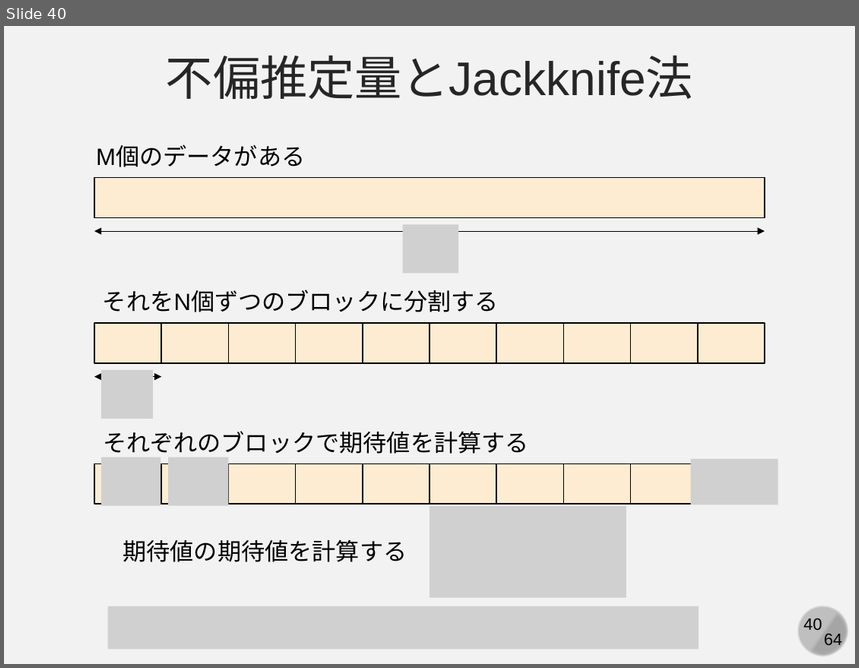
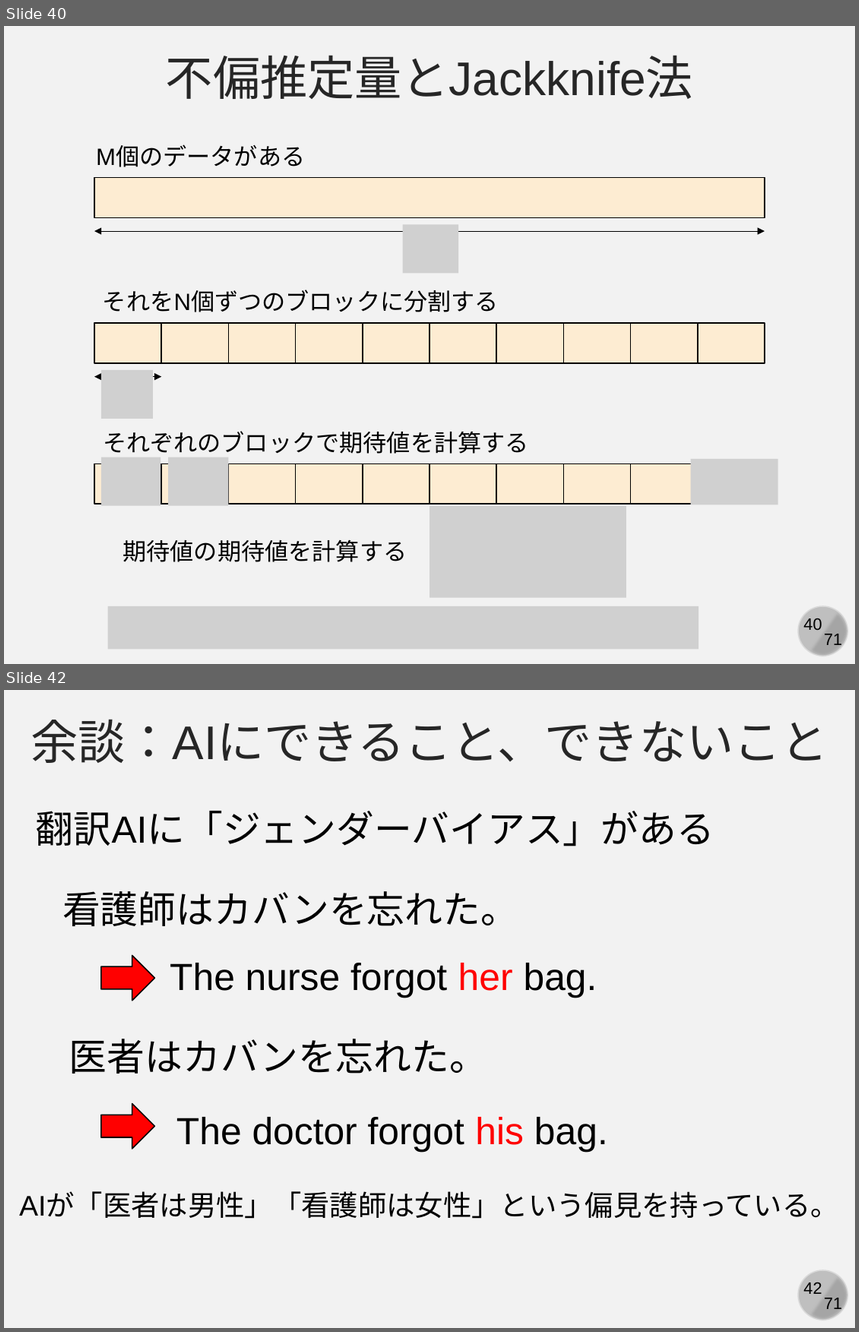
Before and after one commit to kaityo256/yamagata2022, a slide deck: 03_mc_advanced/yamagata03.pptx. Shown one above the other, each under a label of ours: slide 40 before the commit, slides 40 and 42 after it; the slides between them are not shown. The pictures are 859x668 and 859x1332 pixels, drawn with LibreOffice and Linux fonts; fonts in the diff are those of the drawing; grey boxes stand for pictures. Boxes give left, top, right and bottom in pixels: in the first picture for what was removed or moved away, otherwise in the second. Text is boxed around its words. In the diff, an @@ line names an element or a change of style, - is before the commit and + after.

```diff
--- a/03_mc_advanced/yamagata03.pptx
+++ b/03_mc_advanced/yamagata03.pptx
@@ slide 42 added at [4, 690, 855, 1328], background #F2F2F2; not listed: 4 template elements that a slide beside it also shows @@
@@ text added at [31, 719, 829, 763], 40 pt, text #262626 @@
+余談：AIにできること、できないこと
@@ text added at [36, 811, 715, 847], 32 pt, text #000000 @@
+翻訳AIに「ジェンダーバイアス」がある
@@ text added at [63, 891, 519, 926], 32 pt, text #000000 @@
+看護師はカバンを忘れた。
@@ right arrow added at [101, 955, 154, 1001], fill #FF0000, outline #000000 1 pt @@
@@ text added at [170, 963, 598, 999], 32 pt, text #000000 @@
+The nurse forgot her bag.
@@ text added at [69, 1039, 487, 1074], 32 pt, text #000000 @@
+医者はカバンを忘れた。
@@ right arrow added at [101, 1103, 154, 1149], fill #FF0000, outline #000000 1 pt @@
@@ text added at [177, 1117, 608, 1153], 32 pt, text #000000 @@
+The doctor forgot his bag.
@@ text added at [19, 1193, 839, 1219], 24 pt, text #000000 @@
+AIが「医者は男性」「看護師は女性」という偏見を持っている。
@@ slide 40 changed as well @@
@@ text at [824, 634, 842, 649]: text changed @@
-64
+71
```
Also in this commit, not shown: 63 other slides changed, 6 other slides added.
